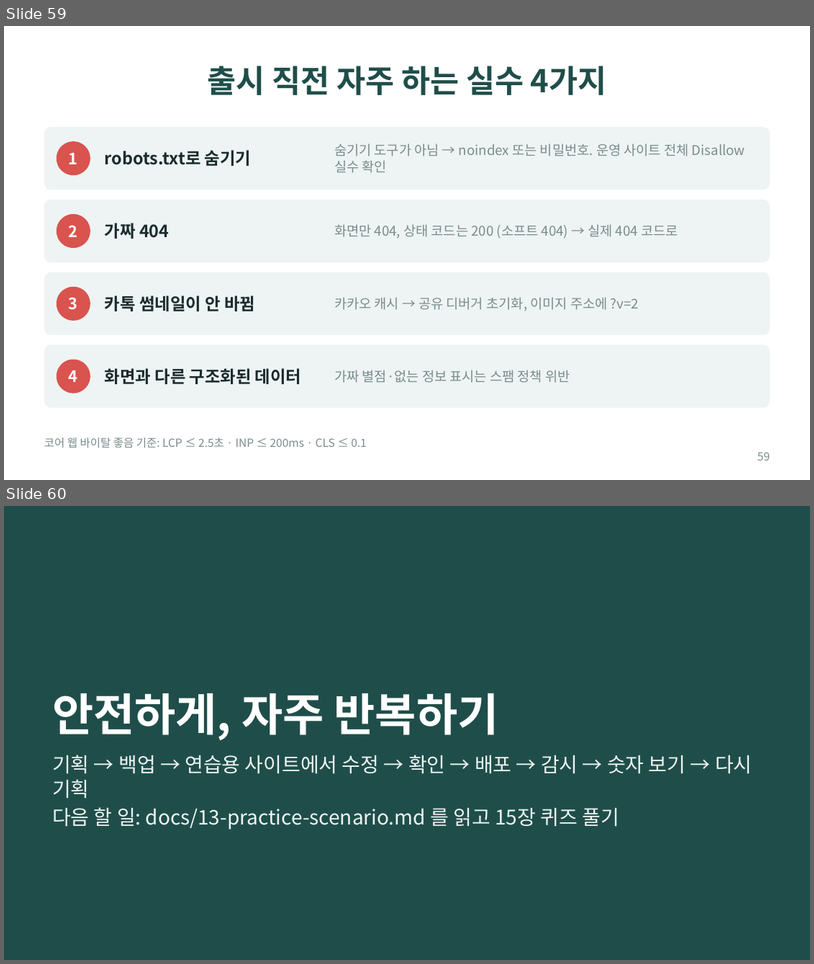
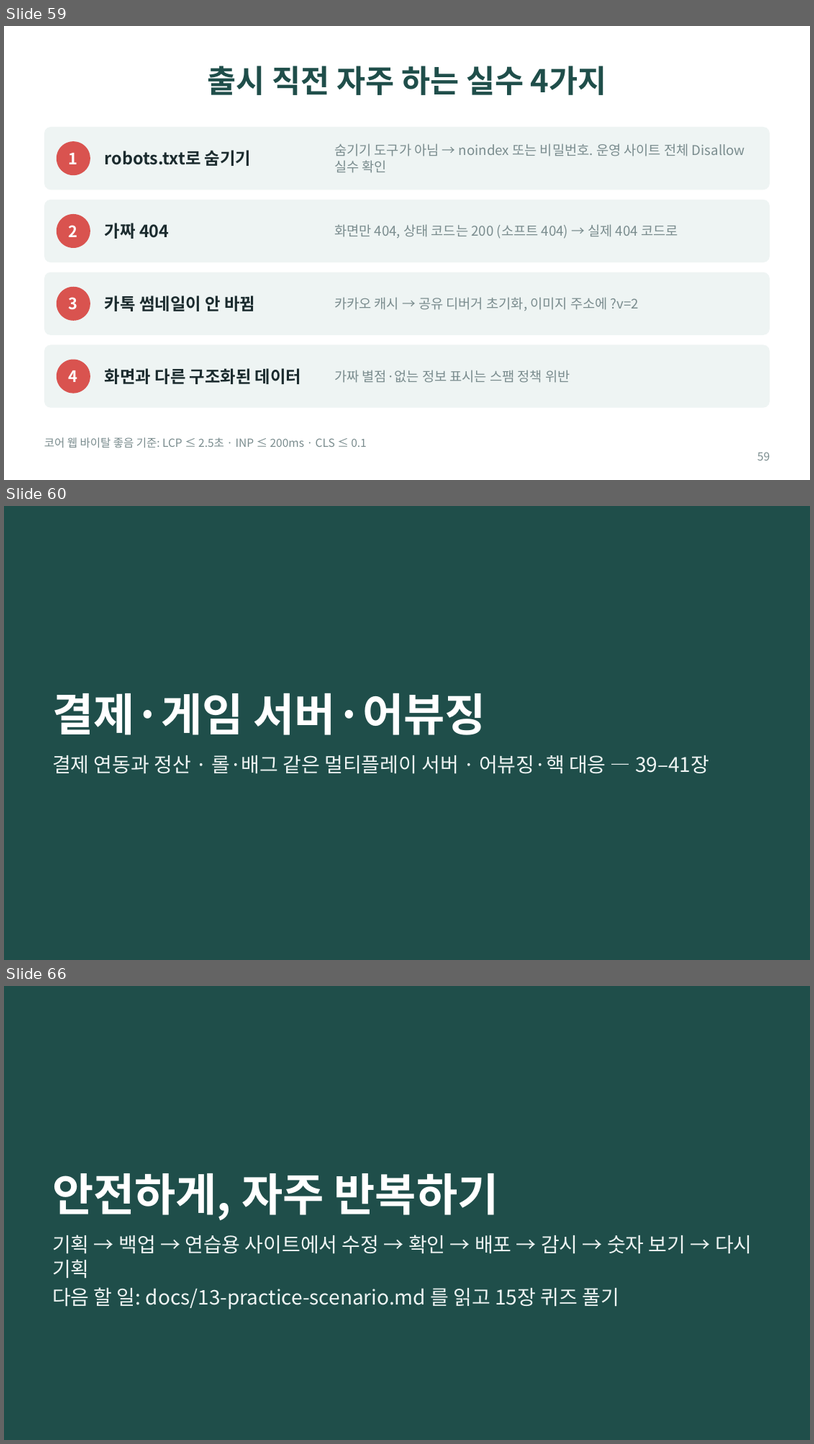
Before and after one commit to bincodin-ko/stanford-study, a slide deck: slides/internet-business-101.pptx. Shown one above the other, each under a label of ours: slides 59 and 60 before the commit, slides 59, 60 and 66 after it; the slides between them are not shown. The pictures are 814x964 and 814x1444 pixels, drawn with LibreOffice and Linux fonts; fonts in the diff are those of the drawing. Boxes give left, top, right and bottom in pixels: in the first picture for what was removed or moved away, otherwise in the second. Text is boxed around its words. In the diff, an @@ line names an element or a change of style, - is before the commit and + after.

```diff
--- a/slides/internet-business-101.pptx
+++ b/slides/internet-business-101.pptx
@@ slide 60 added at (4,506,810,960), background #1F4E4A @@
@@ title added at (52,692,486,735), 40 pt, text #FFFFFF, bold @@
+결제·게임 서버·어뷰징
@@ text added at (52,755,710,774), 18 pt, text #EEF4F3 @@
+결제 연동과 정산 · 롤·배그 같은 멀티플레이 서버 · 어뷰징·핵 대응 — 39–41장
@@ what was slide 60 is now slide 66 @@
```
Also in this commit, not shown: 5 other slides added, 10 other files.
